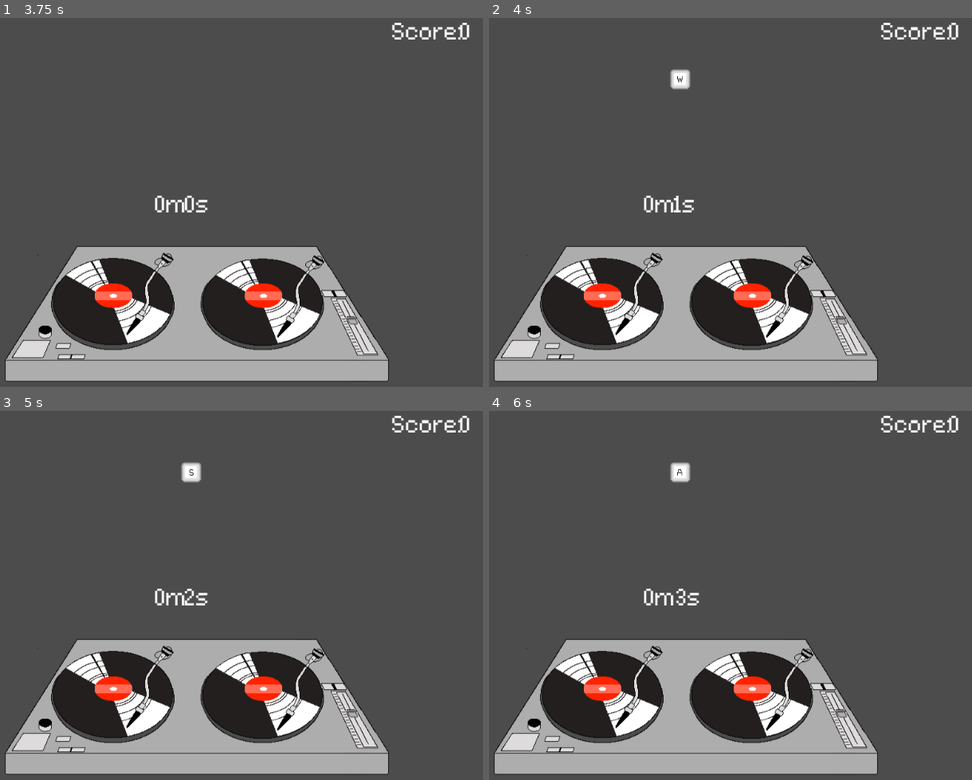
Above: before the commit, frames 1-4 (two rows, left to right).
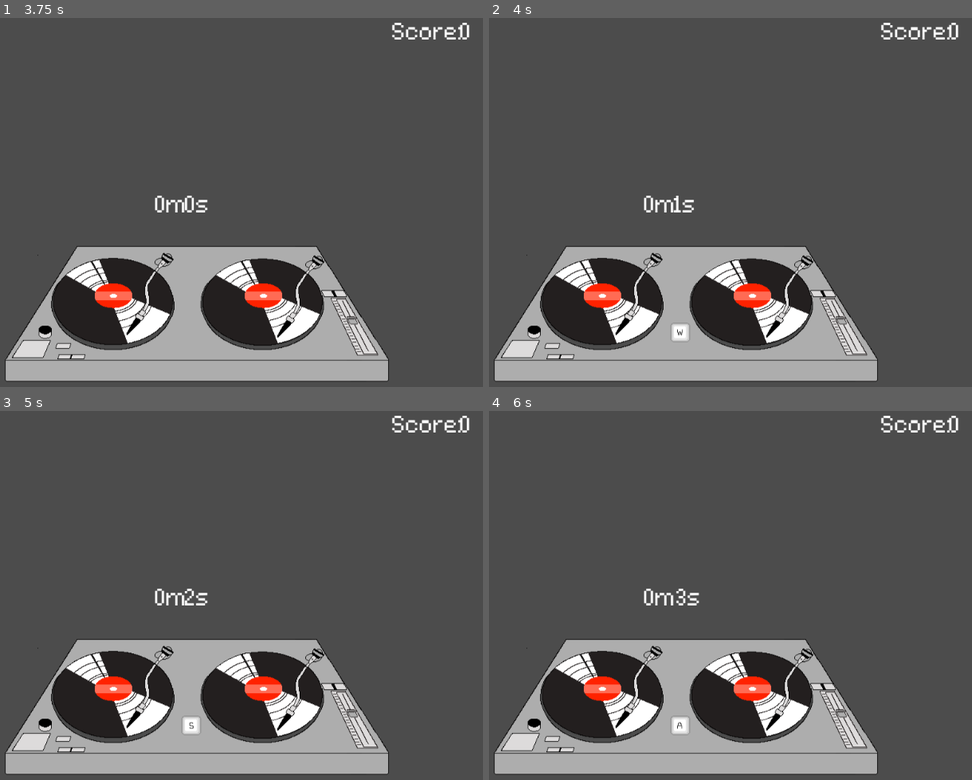
Above: after the commit, the same moments.

Repository: Sandvich/StrawberryJam3
Game: Godot game, scene res://game.tscn
Two runs of this game, one before a commit and one after it. Both use one fixed random seed, a clock stepped at 60 frames per second and the inputs below.
Inputs:
- Up to frame 1 (3.75 s): tap Enter at 0.5, 2, 3.5 s; hold D (left_deck_right) 0.53-1.28 s; tap Space at 1.25, 2.75 s; hold S (left_deck_down) 1.28-2.03 s; hold D (left_deck_right) 2.03-2.78 s; hold W (left_deck_up) 2.78-3.53 s; hold S (left_deck_down) from 3.53 s (still down)
- Up to frame 2 (4 s): keep holding S (left_deck_down)
- Up to frame 3 (5 s): keep holding S (left_deck_down); tap Space at 4.25 s
- Up to frame 4 (6 s): release S (left_deck_down) at 5.78 s; hold D (left_deck_right) from 5.78 s (still down)

Frame 1 is identical in both runs. In frame 2, 0.4% of the frame differs, in the area x 37-42%, y 13-88%; in frame 3, 0.4%; in frame 4, 0.4%.

Commit message:
Refactored so that there is no longer a spawner node - these duties are taken over by the deck sprite.

Diff:
--- a/src/Conductor.gd
+++ b/src/Conductor.gd
@@ -14,7 +14,7 @@
 	set_process(false)
 	label = get_parent().get_node("time")
 	scorelabel = get_parent().get_node("score")
-	spawner = get_parent().get_node("Spawner")
+	spawner = get_parent().get_node("Deck")
 	var file = File.new()
 	file.open("res://levels.json", file.READ)
 	var output = JSON.parse(file.get_as_text())
@@ -34,8 +34,7 @@
 
 func start():
 	set_process(true)
-	var deck = get_node("Deck")
-	deck.play()
+	spawner.play()
 	play(0)
 
 func change_score(scoredelta):
--- a/src/code/Spawner.gd
+++ b/src/code/Deck.gd
@@ -1,10 +1,11 @@
-extends Node
+extends AnimatedSprite
 
 var key_map
 var valid_keys
 var promptClass
 
 func _ready():
+	set_process(true)
 	key_map = {
 		"left_deck_up":load("res://assets/w.png"),
 		"left_deck_left":load("res://assets/a.png"),
@@ -24,3 +25,8 @@
 		add_child(promptClass.new(key, key_map[key]))
 	else:
 		print("%s is not a valid prompt!" % key)
+
+#func _process(delta):
+#	# Called every frame. Delta is time since last frame.
+#	# Update game logic here.
+#	pass
--- a/src/code/Prompt.gd
+++ b/src/code/Prompt.gd
@@ -17,7 +17,7 @@
 	._init()
 	image = img
 	keypress = key
-	self.position = Vector2(512, 100)
+	self.position = Vector2(0, -100)
 
 func _ready():
 	set_texture(image)
--- a/src/game.tscn
+++ b/src/game.tscn
@@ -1,10 +1,10 @@
 [gd_scene load_steps=7 format=2]
 
 [ext_resource path="res://assets/ConnectionII.otf" type="DynamicFontData" id=1]
-[ext_resource path="res://code/Spawner.gd" type="Script" id=2]
-[ext_resource path="res://assets/RaveParty.wav" type="AudioStream" id=3]
-[ext_resource path="res://Conductor.gd" type="Script" id=4]
-[ext_resource path="res://assets/deck.tres" type="SpriteFrames" id=5]
+[ext_resource path="res://assets/deck.tres" type="SpriteFrames" id=2]
+[ext_resource path="res://code/Deck.gd" type="Script" id=3]
+[ext_resource path="res://assets/RaveParty.wav" type="AudioStream" id=4]
+[ext_resource path="res://Conductor.gd" type="Script" id=5]
 
 [sub_resource type="DynamicFont" id=1]
 
@@ -91,19 +91,22 @@
 override_selected_font_color = false
 _sections_unfolded = [ "Grow Direction", "Rect" ]
 
-[node name="Spawner" type="Node" parent="." index="2"]
+[node name="Deck" type="AnimatedSprite" parent="." index="2"]
 
-script = ExtResource( 2 )
+position = Vector2( 511.978, 607.257 )
+frames = ExtResource( 2 )
+animation = "default"
+script = ExtResource( 3 )
 
 [node name="Conductor" type="AudioStreamPlayer" parent="." index="3"]
 
-stream = ExtResource( 3 )
+stream = ExtResource( 4 )
 volume_db = 0.0
 pitch_scale = 1.0
 autoplay = false
 mix_target = 0
 bus = "Master"
-script = ExtResource( 4 )
+script = ExtResource( 5 )
 
 [node name="StartTimer" type="Timer" parent="Conductor" index="0"]
 
@@ -112,10 +115,4 @@
 one_shot = true
 autostart = true
 
-[node name="Deck" type="AnimatedSprite" parent="Conductor" index="1"]
-
-position = Vector2( 511.978, 607.257 )
-frames = ExtResource( 5 )
-animation = "default"
-
 [connection signal="timeout" from="Conductor/StartTimer" to="Conductor" method="start" flags=6]
